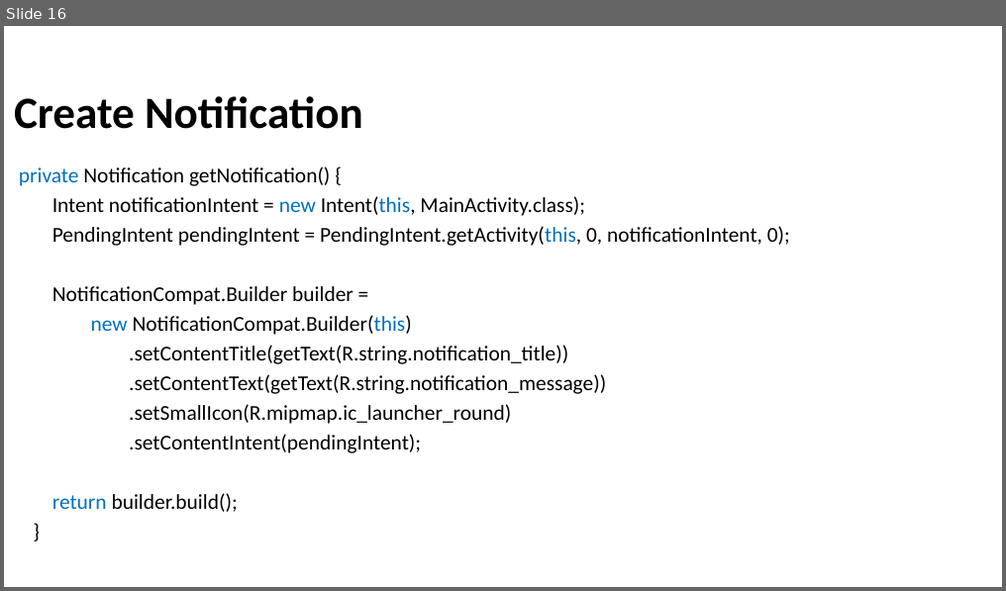
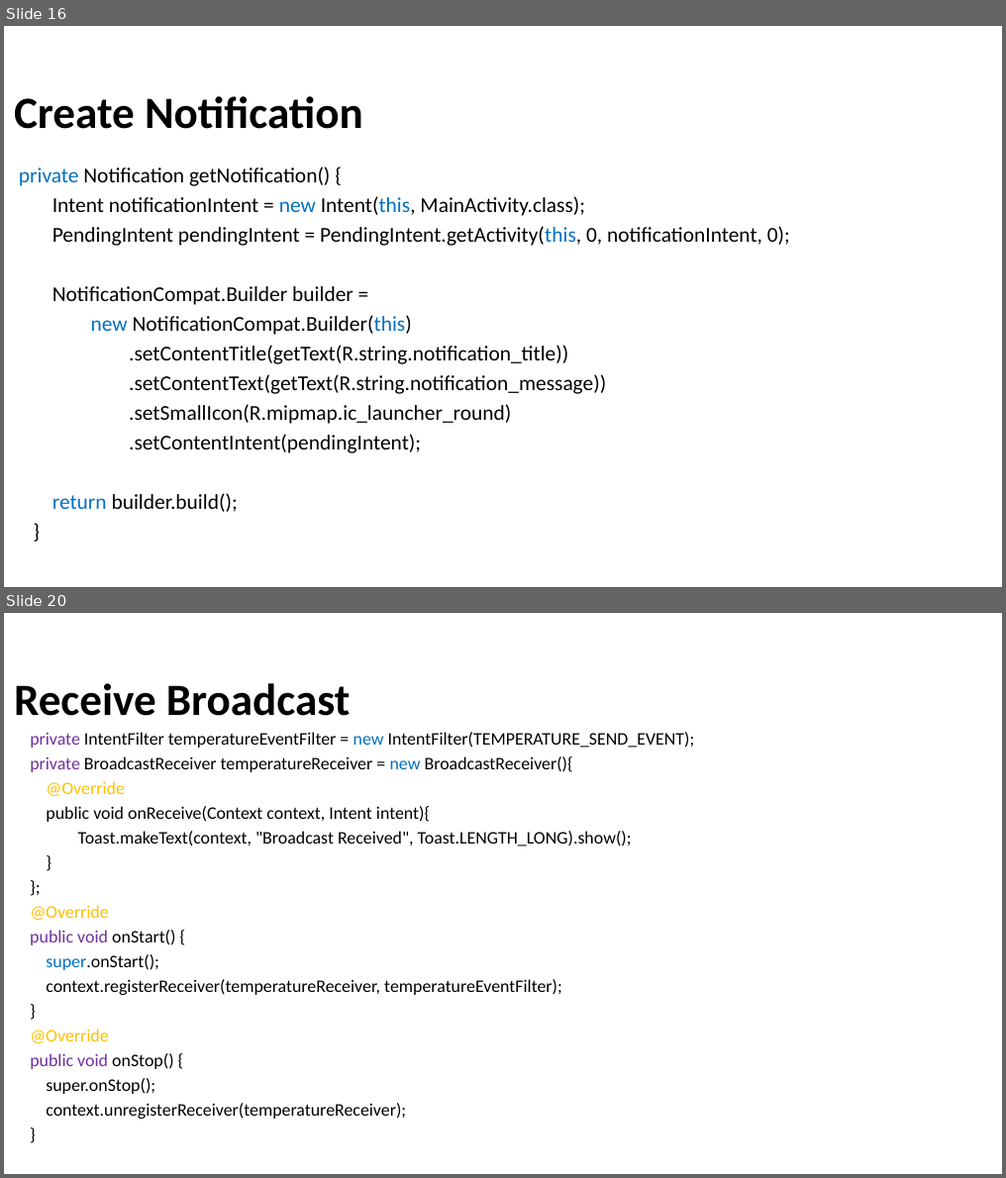
Before and after one commit to Batch-xx/Android-Lunch-Learn, a slide deck: slides/Services_Settings.pptx. Shown one above the other, each under a label of ours: slide 16 before the commit, slides 16 and 20 after it; the slides between them are not shown. The pictures are 1006x591 and 1006x1178 pixels, drawn with LibreOffice and Linux fonts; fonts in the diff are those of the drawing; background and template pictures are left out. Boxes give left, top, right and bottom in pixels: in the first picture for what was removed or moved away, otherwise in the second. Text is boxed around its words. In the diff, an @@ line names an element or a change of style, - is before the commit and + after.

Commit message:
added broadcast

```diff
--- a/slides/Services_Settings.pptx
+++ b/slides/Services_Settings.pptx
@@ slide 20 added at (4,613,1002,1174), background picture (left out) @@
@@ title added at (14,683,350,716), 43 pt, text #000000, bold @@
+Receive Broadcast
@@ text added at (30,732,695,1119), 17 pt, text #000000 @@
+private IntentFilter temperatureEventFilter = new IntentFilter(TEMPERATURE_SEND_EVENT);
+private BroadcastReceiver temperatureReceiver = new BroadcastReceiver(){
+@Override
+public void onReceive(Context context, Intent intent){
+Toast.makeText(context, "Broadcast Received", Toast.LENGTH_LONG).show();
+}
+};
+@Override
+public void onStart() {
+super.onStart();
+context.registerReceiver(temperatureReceiver, temperatureEventFilter);
+}
+@Override
+public void onStop() {
+super.onStop();
+context.unregisterReceiver(temperatureReceiver);
+}
```
Also in this commit, not shown: 1 slide changed, 2 other slides added, 2 other files.
